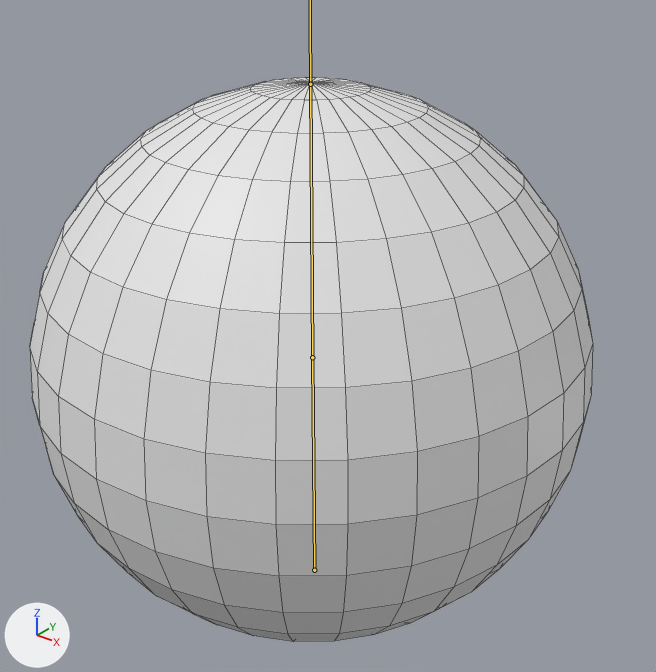
What one commit did to the FBX model Assets/Meshes/Sphere.fbx.
One viewpoint serves both versions: a 50 mm lens placed at (1.92, -1.11, 2.55), pointed at (-0.07, 1.39, 1.0). Arrows for +X, +Y and +Z are at lower left; the lights stay in place. Both versions are drawn at frame 1 of the action 'Armature|Attack'; the numbers are the values there. The bones that bend it are drawn over the model as lines. Mesh edges are drawn as thin lines.
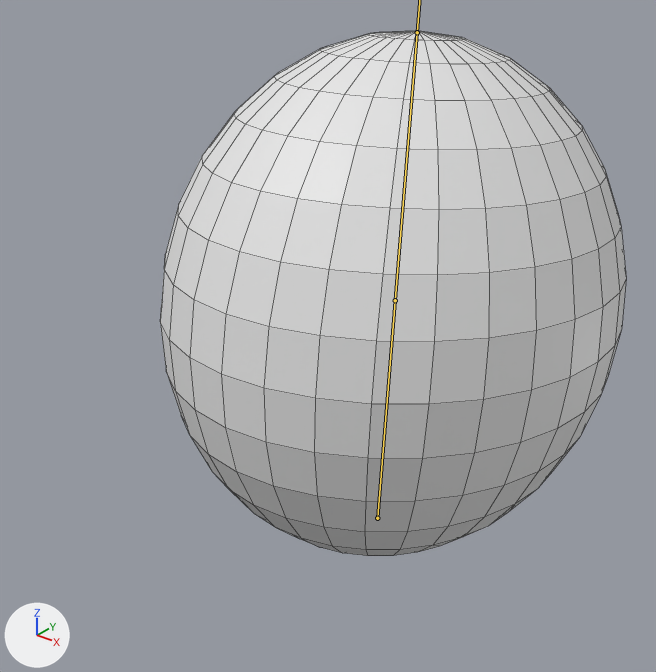
Boxes [x1, y1, x2, y2] around the edits, measured in the pictures (656 x 672 px):
'Mesh', posed (17% narrower, 7% shorter)
    before: [30, 78, 593, 641]
    after: [160, 31, 626, 556]
bone 'root', root to tip
    before: (314, 570) to (312, 357)
    after: (377, 518) to (395, 300)

The change, as a list of edits to the scene's bpy script:
```text
Change bone_root:
    where bone_root = bpy.data.objects['Armature'].pose.bones['root']
    bone_root.location: (0.0, 0.0, -1.208) -> (0.0, 0.0, -1.658)
    bone_root.rotation_quaternion: (1.0, 0.0, 0.0, 0.0) -> (0.999, -0.039, 0.0, 0.0)  # degrees (0, 0, 0) -> degrees (-4, 0, 0)
    bone_root.scale: (1.0, 1.0, 1.0) -> (0.88, 1.05, 1.01)
```
